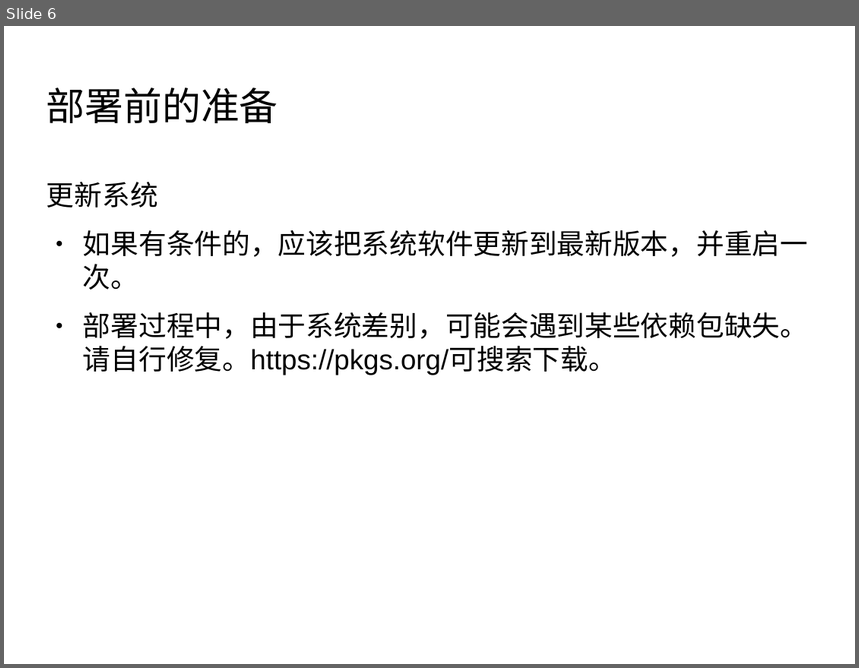
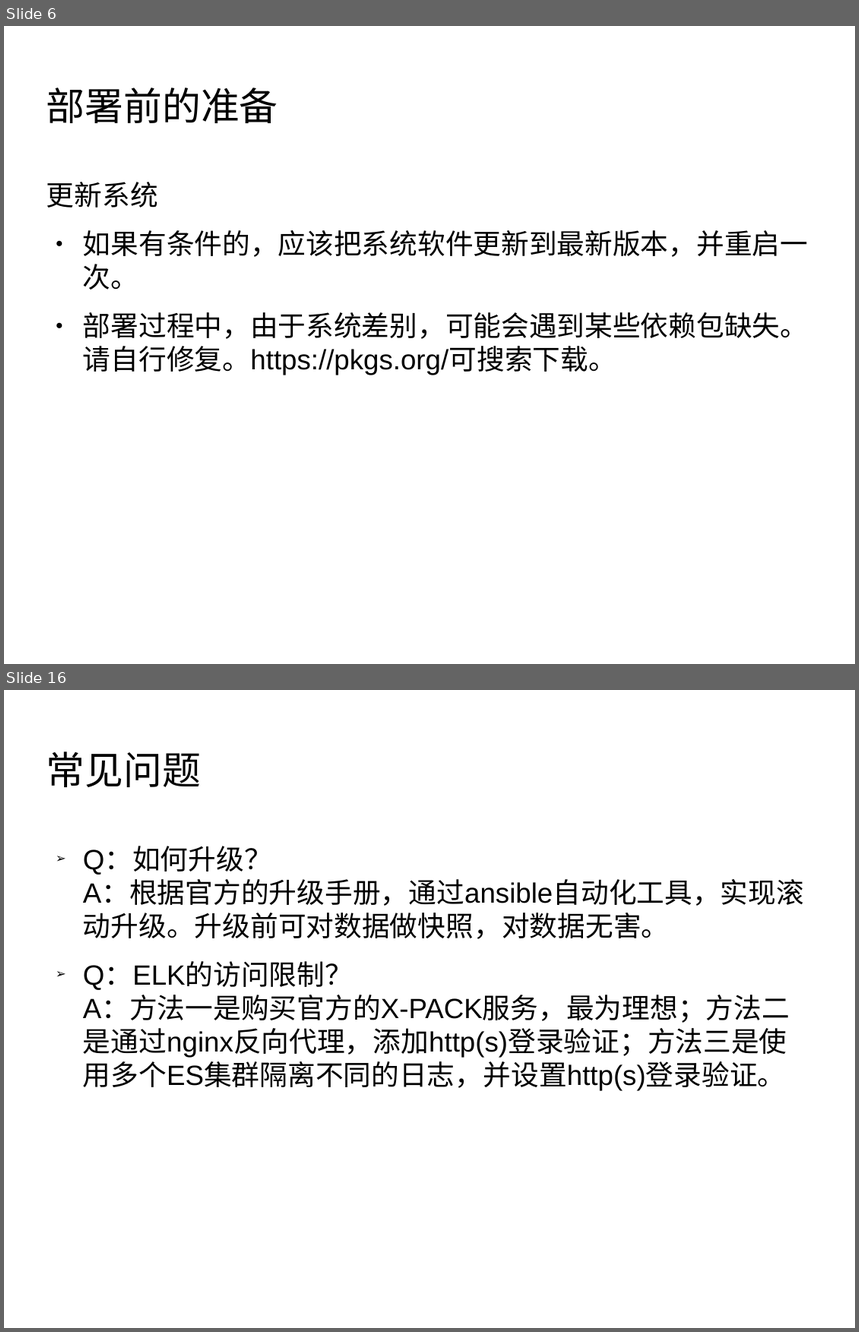
Before and after one commit to bottlelee/ansible-elk-deploy, a slide deck: docs/Arch_intro.odp. Shown one above the other, each under a label of ours: slide 6 before the commit, slides 6 and 16 after it; the slides between them are not shown. The pictures are 859x668 and 859x1332 pixels, drawn with LibreOffice and Linux fonts; fonts in the diff are those of the drawing; background and template pictures are left out. Boxes give left, top, right and bottom in pixels: in the first picture for what was removed or moved away, otherwise in the second. Text is boxed around its words. In the diff, an @@ line names an element or a change of style, - is before the commit and + after.

```diff
--- a/docs/Arch_intro.odp
+++ b/docs/Arch_intro.odp
@@ slide 16 added at (4,690,855,1328), background picture (left out) @@
@@ title added at (47,752,201,787), 36 pt, text #000000 @@
+常见问题
@@ text added at (83,847,804,1091), 26 pt, text #000000 @@
+➢ Q：如何升级？
+  A：根据官方的升级手册，通过ansible自动化工具，实现滚动升级。升级前可对数据做快照，对数据无害。
+➢ Q：ELK的访问限制？
+  A：方法一是购买官方的X-PACK服务，最为理想；方法二是通过nginx反向代理，添加http(s)登录验证；方法三是使用多个ES集群隔离不同的日志，并设置http(s)登录验证。
```
Also in this commit, not shown: 3 slides changed, 7 other slides added, 4 other files.
